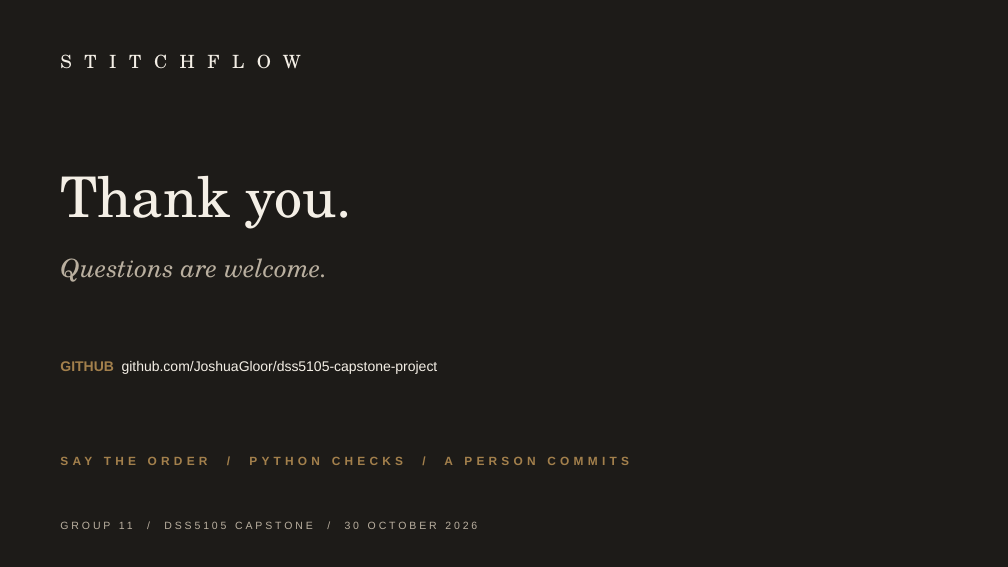
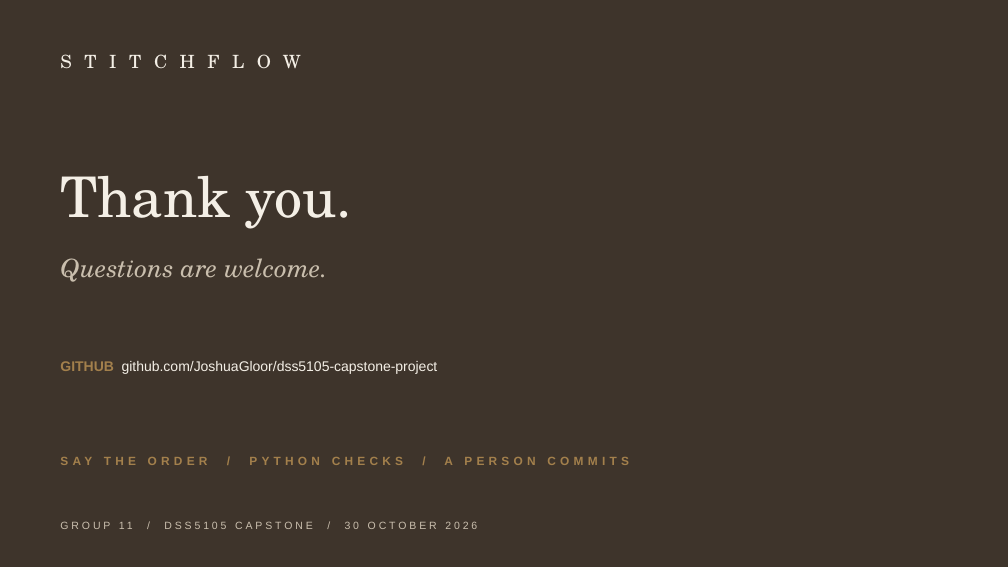
Before and after one commit to JoshuaGloor/dss5105-capstone-project, a slide deck: slide 9 of docs/slides/Presentation_Group11_Sprint2.pptx. Drawn at 1008x567 pixels with LibreOffice and Linux fonts; fonts in the diff are those of the drawing. Boxes give left, top, right and bottom in pixels: in the first picture for what was removed or moved away, otherwise in the second. Text is boxed around its words. In the diff, an @@ line names an element or a change of style, - is before the commit and + after.

```diff
--- a/docs/slides/Presentation_Group11_Sprint2.pptx
+++ b/docs/slides/Presentation_Group11_Sprint2.pptx
@@ background #1D1B18 to #3E342B @@
@@ text "Questions are welcome." at bbox=[60, 258, 327, 282]: text colour #B9AF9F to #C9BEAD @@
@@ text "GROUP 11 / DSS5105 CAPSTONE ..." at bbox=[119, 521, 477, 529]: text colour #B9AF9F to #C9BEAD @@
```
Also in this commit, not shown: 5 other slides changed, 2 other files.
